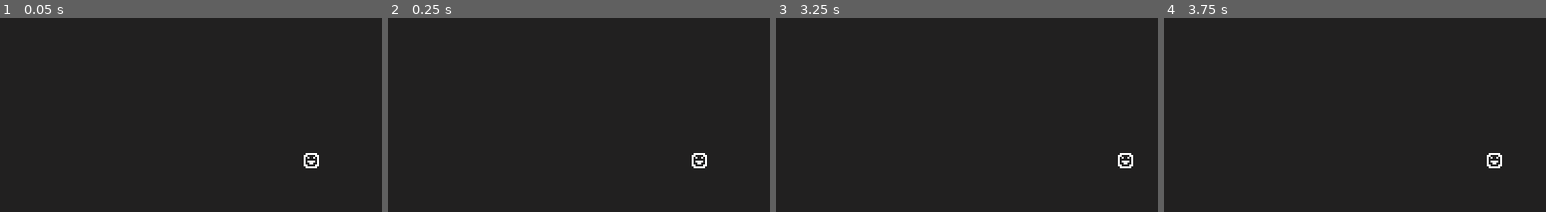
Above: before the commit, frames 1-4 (left to right).
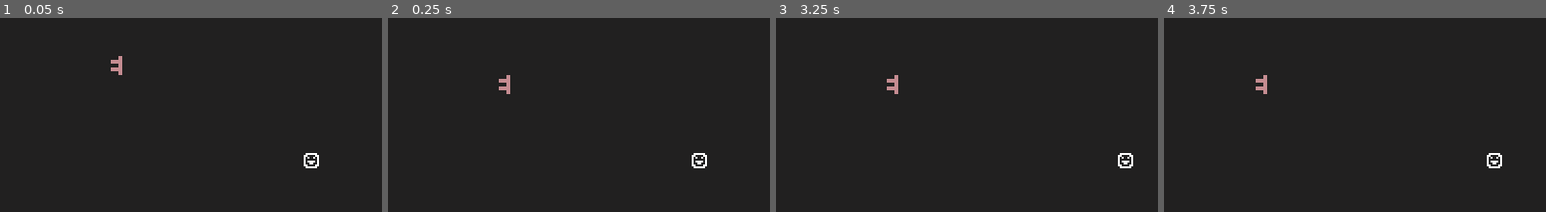
Above: after the commit, the same moments.

Repository: jameynakama/dontfindthekitty-gd
Game: Godot game, scene res://Main.tscn
The game is run twice, just before and just after one commit, with the same random seed, the same clock (stepped at 60 frames per second) and the same inputs.
Inputs:
- Up to frame 1 (0.05 s): no input
- Up to frame 2 (0.25 s): no input
- Up to frame 3 (3.25 s): tap Enter at 0.5, 2 s; hold Right (move_right) 0.53-1.28 s; tap Space at 1.25, 2.75 s; hold Down (move_down) 1.28-2.03 s; hold Right (move_right) 2.03-2.78 s; hold Up (move_up) from 2.78 s (still down)
- Up to frame 4 (3.75 s): tap Enter at 3.5 s; release Up (move_up) at 3.53 s; hold Left (move_left) from 3.53 s (still down)
The pictures show only the part of the screen within x 10-60%, y 0-50%; the shares and areas given below are measured in that part.

The runs differ from the first frame. In frame 1, 0.2% of the frame differs, in the area x 29-32%, y 19-30%; in frame 2, 0.2%; in frame 3, 0.2%; in frame 4, 0.2%.

Commit message:
Implement win and lose conditions

Diff:
--- a/Constants.gd
+++ b/Constants.gd
@@ -1,6 +1,7 @@
 extends Node2D
 
 
+const NUM_CREATURES = 3
 const TILE_SIZE = 20
 onready var SCREEN_SIZE = get_viewport_rect().size
 onready var PLAY_AREA = SCREEN_SIZE - (Vector2(0, 4) * TILE_SIZE)
@@ -12,6 +13,10 @@
 var CREATURE_TYPES = []
 var ADJECTIVES = []
 
+# This tracks existing creatures. It feels redundant, since get_nodes_in_group
+# exists, but queue_free doesn't happen till after the current frame, so
+# checking it is problematic due to race conditions.
+var creatures_left := 0
 var messages = ["", "", ""]
 
 
--- a/Creature.gd
+++ b/Creature.gd
@@ -1,4 +1,7 @@
 extends Area2D
+
+
+signal creature_caught(creature_type)
 
 
 const MOVE_TIMEOUT = 0.2
@@ -23,8 +26,6 @@
 
 
 func _ready():
-    randomize()
-
     var player = get_node("/root/Main/PlayArea/Player")
     player.connect("contacted_creature", self, "_contacted")
 
@@ -52,14 +53,18 @@
     $MoveTimer.start(MOVE_TIMEOUT)
 
 
-func _contacted(creature_id):
-    if creature_id == get_instance_id():
+func _contacted(creature):
+    if creature.get_instance_id() == get_instance_id():
+        var creature_type = type
+
         get_tree().call_group("message", "queue_free")
+        # TODO: Signal writer instead
         $Writer.write_message(
             "Caught %s %s" % [adjective, type],
             get_node("/root/Main/PlayArea")
         )
-        if type == "kitty":
-            print("game over")
-            get_tree().reload_current_scene()
+
+        Constants.creatures_left -= 1
+        emit_signal("creature_caught", creature_type)
+
         queue_free()
--- a/Main.gd
+++ b/Main.gd
@@ -3,11 +3,16 @@
 
 export(PackedScene) var creature_scene
 
-const NUM_CREATURES = 2
+
+func initialize():
+    randomize()
+    get_tree().call_group("creatures", "queue_free")
+    Constants.creatures_left = Constants.NUM_CREATURES
+    Constants.messages = ["", "", ""]
 
 
 func _ready():
-    randomize()
+    initialize()
 
     var area_separator = ""
     for _i in range(Constants.SCREEN_SIZE.x / Constants.TILE_SIZE):
@@ -19,17 +24,27 @@
     var used_positions = {
         get_node("PlayArea/Player").position: true
     }
-    for _i in range(NUM_CREATURES):
+    for _i in range(Constants.NUM_CREATURES - 1):
+        create_creature(used_positions)
+    create_creature(used_positions, true)
+
+    var creatures = get_tree().get_nodes_in_group("creatures")
+    for creature in creatures:
+        creature.connect("creature_caught", self, "__creature_caught")
+
+
+func create_creature(used_positions, is_kitty = false):
+    while true:
         var creature = creature_scene.instance()
-        while true:
-            var pos = get_random_position()
-            if !used_positions.has(pos):
-                used_positions[pos] = true
-                creature.set_initial_position(pos)
-                $PlayArea.add_child(creature)
-                break
-        var kitty = get_node("PlayArea/Creature")
-        kitty.type = "kitty"
+        var pos = get_random_position()
+        if !used_positions.has(pos):
+            used_positions[pos] = true
+            creature.set_initial_position(pos)
+            $PlayArea.add_child(creature)
+            if is_kitty:
+                creature.type = "kitty"
+#                creature.get_node("AnimatedSprite").frame = 1 # DEBUG: kitty is filled smile
+            break
 
 
 func get_random_position():
@@ -39,3 +54,12 @@
     random_position = random_position.snapped(Vector2.ONE * Constants.TILE_SIZE)
     random_position += Vector2.ONE * (Constants.TILE_SIZE / 2)
     return random_position
+
+
+func __creature_caught(creature_type):
+    if creature_type == "kitty" and Constants.creatures_left >= 1:
+        print("GAME OVER!")
+        get_tree().change_scene(get_tree().current_scene.filename)
+    elif Constants.creatures_left == 1:
+        print("YOU WIN!")
+        get_tree().change_scene(get_tree().current_scene.filename)
--- a/Player.gd
+++ b/Player.gd
@@ -11,7 +11,7 @@
 onready var ray = $RayCast2D
 
 
-signal contacted_creature(creature_id)
+signal contacted_creature(creature)
 
 
 func _ready():
@@ -38,4 +38,4 @@
             return
         position = future_position
     else:
-        emit_signal("contacted_creature", ray.get_collider().get_instance_id())
+        emit_signal("contacted_creature", ray.get_collider())
